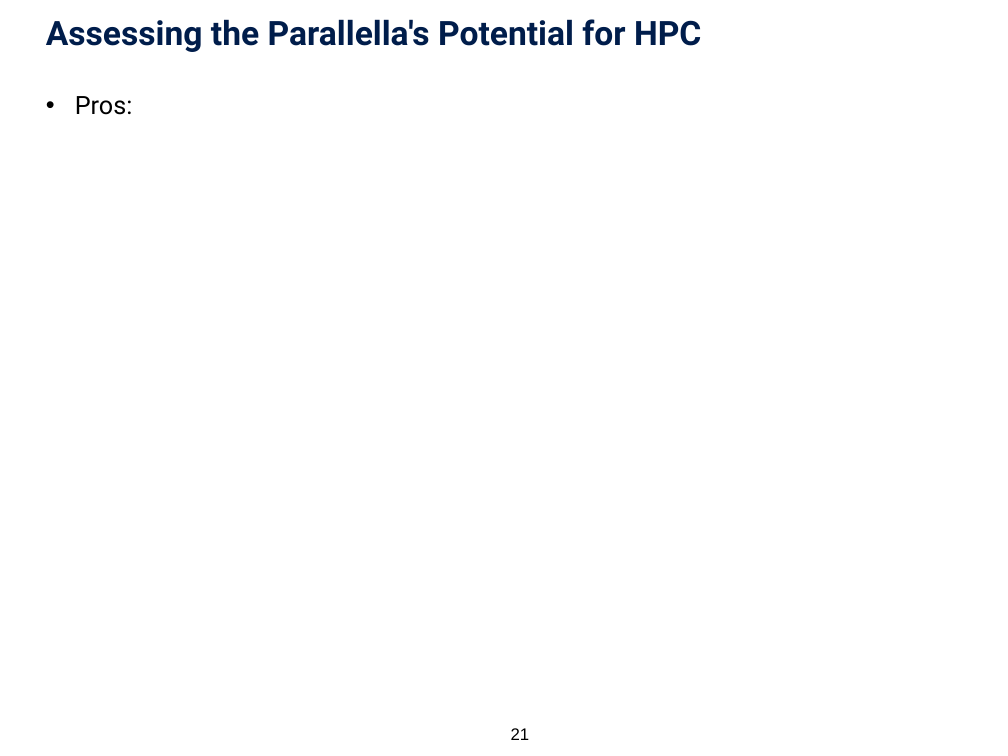
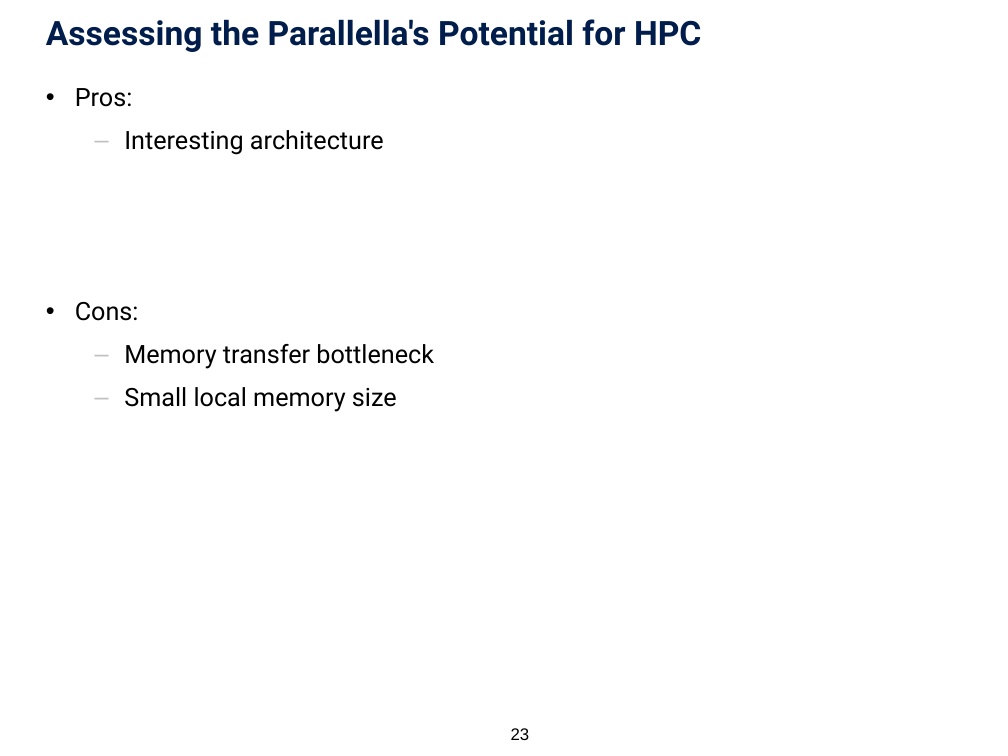
Before and after one commit to tobiashuste/parallella-hauptseminar, a slide deck: slide 23 of presentation/praesentation.pptx (slide 21 before the commit). Drawn at 1008x756 pixels with LibreOffice and Linux fonts; fonts in the diff are those of the drawing; background and template pictures are left out. Boxes give left, top, right and bottom in pixels: in the first picture for what was removed or moved away, otherwise in the second. Text is boxed around its words. In the diff, an @@ line names an element or a change of style, - is before the commit and + after.

```diff
--- a/presentation/praesentation.pptx
+++ b/presentation/praesentation.pptx
@@ text "Pros:" moved from (x1=75, y1=96, x2=133, y2=115) to (x1=75, y1=88, x2=434, y2=412) @@
@@ text at (x1=75, y1=130, x2=434, y2=412): paragraphs added @@
+    – Interesting architecture
+  • Cons:
+    – Memory transfer bottleneck
+    – Small local memory size
@@ page number at (x1=511, y1=728, x2=530, y2=740): text changed @@
-21
+23
```
Also in this commit, not shown: 13 other slides changed, 4 slides added, 1 slide removed, 2 other files.
